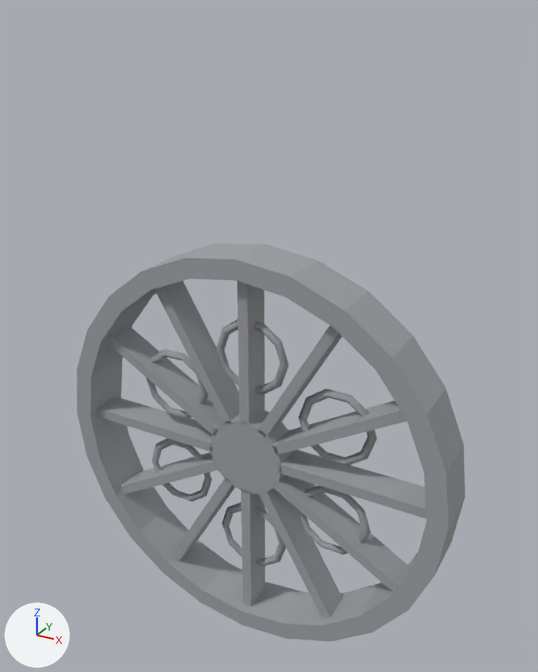
The FBX model Assets/HollowCurrent/Resources/Castle/RoseWindow.fbx as it was, and as the next commit left it.
Rendered twice from a camera (50 mm lens) standing at (2.49, -4.26, 3.13) and looking at (0.06, 0.15, 0.92). Arrows for +X, +Y and +Z are at lower left; the lights stay in place. The picture after the commit comes second. Where no turn or scale is listed for an object, it has been applied to the vertices.

Names of what the first picture shows: 'RoseWindow'.
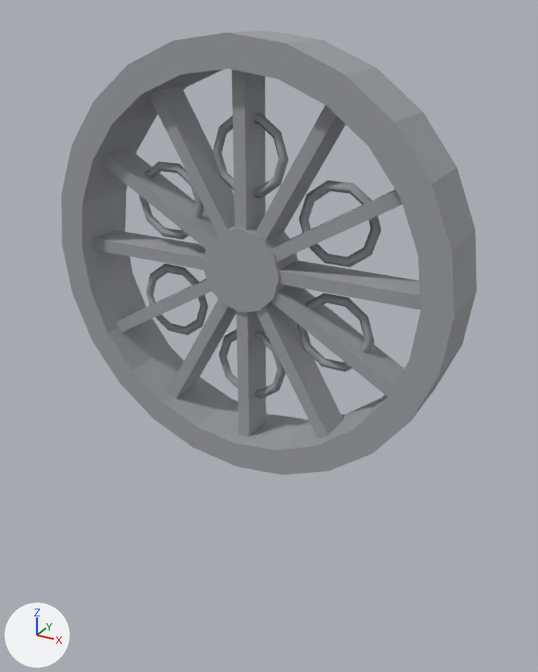
Pixel boxes (x1, y1, x2, y2) of what changed, in the pictures (538 x 672 px; the box of a moved part takes in the faces that stretch with it):
'RoseWindow', reshaped (7% wider, 12% taller)
    before: (77, 243, 465, 642)
    after: (61, 30, 477, 475)
part 1 of me_rosewindow, added
    after: (203, 224, 298, 313)
part 2 of me_rosewindow, added
    after: (279, 260, 421, 310)
part 3 of me_rosewindow, moved or reshaped
    before: (259, 326, 342, 438)
    after: (254, 105, 346, 242)
part 4 of me_rosewindow, added
    after: (232, 70, 266, 230)
part 5 of me_rosewindow, added
    after: (93, 230, 206, 270)
part 6 of me_rosewindow, moved or reshaped
    before: (272, 401, 407, 454)
    after: (116, 279, 212, 332)
part 7 of me_rosewindow, moved or reshaped
    before: (172, 478, 235, 561)
    after: (168, 299, 236, 398)
part 8 of me_rosewindow, added
    after: (236, 311, 266, 437)
part 9 of me_rosewindow, moved or reshaped
    before: (298, 389, 377, 466)
    after: (299, 180, 381, 267)
part 10 of me_rosewindow, moved or reshaped
    before: (216, 319, 289, 395)
    after: (213, 113, 288, 198)
part 11 of me_rosewindow, moved or reshaped
    before: (146, 349, 208, 419)
    after: (139, 162, 204, 240)
part 12 of me_rosewindow, moved or reshaped
    before: (152, 438, 212, 502)
    after: (146, 264, 208, 335)
part 13 of me_rosewindow, moved or reshaped
    before: (222, 502, 286, 566)
    after: (219, 329, 286, 398)
part 14 of me_rosewindow, moved or reshaped
    before: (297, 486, 371, 555)
    after: (297, 293, 374, 372)
part 15 of me_rosewindow, rebuilt (7% wider, 12% taller)
    before: (77, 243, 465, 642)
    after: (61, 30, 477, 475)
part 16 of me_rosewindow, deleted
    before: (97, 281, 426, 619)
part 17 of me_rosewindow, added
    after: (102, 86, 404, 438)

What the commit changed:
me_rosewindow is used by ob_rosewindow; location (0.0, 0.0, 0.0).
me_rosewindow had 458 vertices, 864 faces and spanned x -1.6..1.6, y -0.2..0.2, z -1.6..1.6.
me_rosewindow now has 458 vertices, 864 faces and spans x -1.5..1.5, y -0.25..0.25, z 0.0..3.0.
me_rosewindow part 1: a new loose piece, a 12-sided cylinder along y spanning x -0.3..0.3, y -0.15..0.15, z 1.2..1.8, in mat_castle_stone (grey #9ea0a4).
me_rosewindow part 2: a new loose piece, a box spanning x 0.275..1.325, y -0.13..0.13, z 1.455..1.545, in mat_castle_stone (grey #9ea0a4).
me_rosewindow part 3: the loose piece of 8 vertices spanning x 0.11..0.76, y -0.12..0.12, z 0.23..1.28 is scaled about its middle by (0.901, 1.08, 0.898), then moved by (-0.04, 0.0, 1.44).
me_rosewindow part 4: a new loose piece, a box spanning x -0.045..0.045, y -0.13..0.13, z 1.775..2.825, in mat_castle_stone (grey #9ea0a4).
me_rosewindow part 5: a new loose piece, a box spanning x -1.325..-0.275, y -0.13..0.13, z 1.455..1.545, in mat_castle_stone (grey #9ea0a4).
me_rosewindow part 6: the loose piece of 8 vertices spanning x 0.23..1.28, y -0.12..0.12, z 0.11..0.76 is scaled about its middle by (-0.898, 1.08, -0.901), then moved by (-1.45, 0.0, 0.66).
me_rosewindow part 7: the loose piece of 8 vertices spanning x -0.76..-0.11, y -0.12..0.12, z -1.28..-0.23 is scaled about its middle by (0.901, 1.08, 0.898), then moved by (0.04, 0.0, 1.56).
me_rosewindow part 8: a new loose piece, a box spanning x -0.045..0.045, y -0.13..0.13, z 0.175..1.225, in mat_castle_stone (grey #9ea0a4).
me_rosewindow part 9: the loose piece of 40 vertices spanning x 0.39..1.0, y -0.03..0.04, z 0.11..0.69 is scaled about its middle by (0.927, 1, 0.927), then moved by (-0.04, 0.0, 1.48).
me_rosewindow part 10: the loose piece of 40 vertices spanning x -0.31..0.31, y -0.03..0.04, z 0.51..1.09 is scaled about its middle by (0.927, 1, 0.927), then moved by (0.0, 0.0, 1.45).
me_rosewindow part 11: the loose piece of 40 vertices spanning x -1.0..-0.39, y -0.03..0.04, z 0.11..0.69 is scaled about its middle by (0.927, 1, 0.927), then moved by (0.04, 0.0, 1.48).
me_rosewindow part 12: the loose piece of 40 vertices spanning x -1.0..-0.39, y -0.04..0.03, z -0.69..-0.11 is scaled about its middle by (0.927, 1, 0.927), then moved by (0.04, 0.0, 1.53).
me_rosewindow part 13: the loose piece of 40 vertices spanning x -0.31..0.31, y -0.04..0.03, z -1.09..-0.51 is scaled about its middle by (0.927, 1, 0.927), then moved by (0.0, 0.0, 1.55).
me_rosewindow part 14: the loose piece of 40 vertices spanning x 0.39..1.0, y -0.04..0.03, z -0.69..-0.11 is scaled about its middle by (0.927, 1, 0.927), then moved by (-0.04, 0.0, 1.53).
me_rosewindow part 15: the loose piece of 96 vertices spanning x -1.6..1.6, y -0.2..0.2, z -1.6..1.6 is rebuilt with 96 vertices and now spans x -1.5..1.5, y -0.25..0.25, z 0.0..3.0.
me_rosewindow part 16: 10 loose pieces with 98 vertices, spanning x -1.46..1.46, y -0.12..0.12, z -1.46..1.46, are deleted.
Part 17, on me_rosewindow:
20 vertices are added at x -1.17..1.17, y -0.13, z 0.33..2.67.
20 new vertices lie (0.0, 0.26, 0.0) away from vertices in x -1.17..1.17, y -0.13, z 0.33..2.67.
60 new faces join them.
